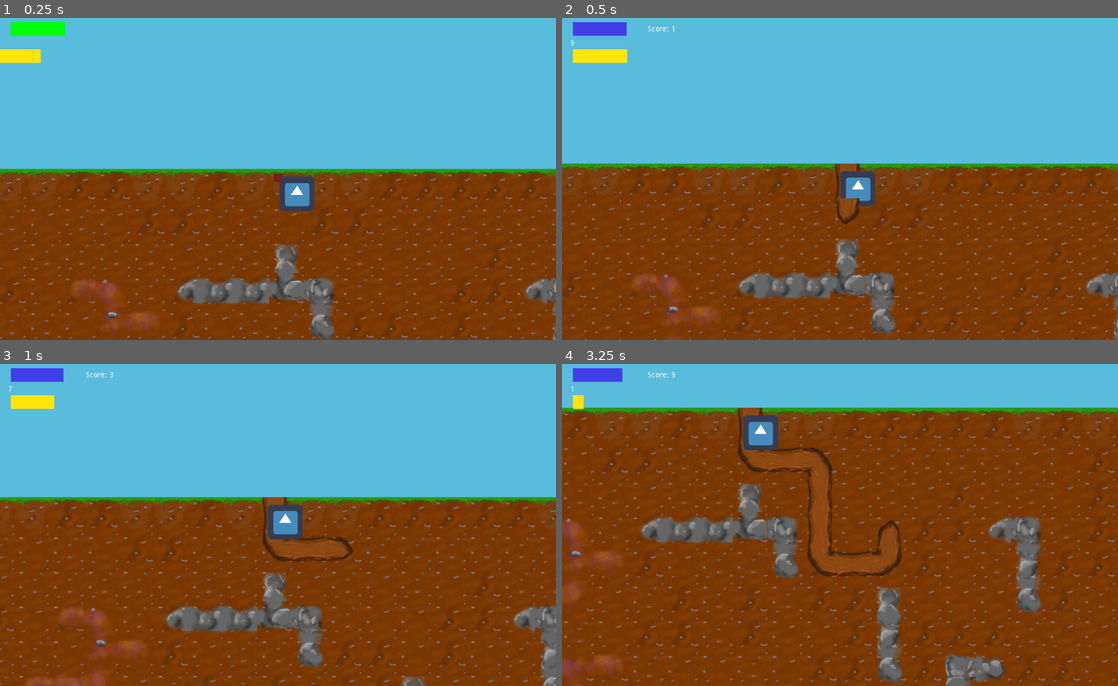
Above: before the commit, frames 1-4 (two rows, left to right).
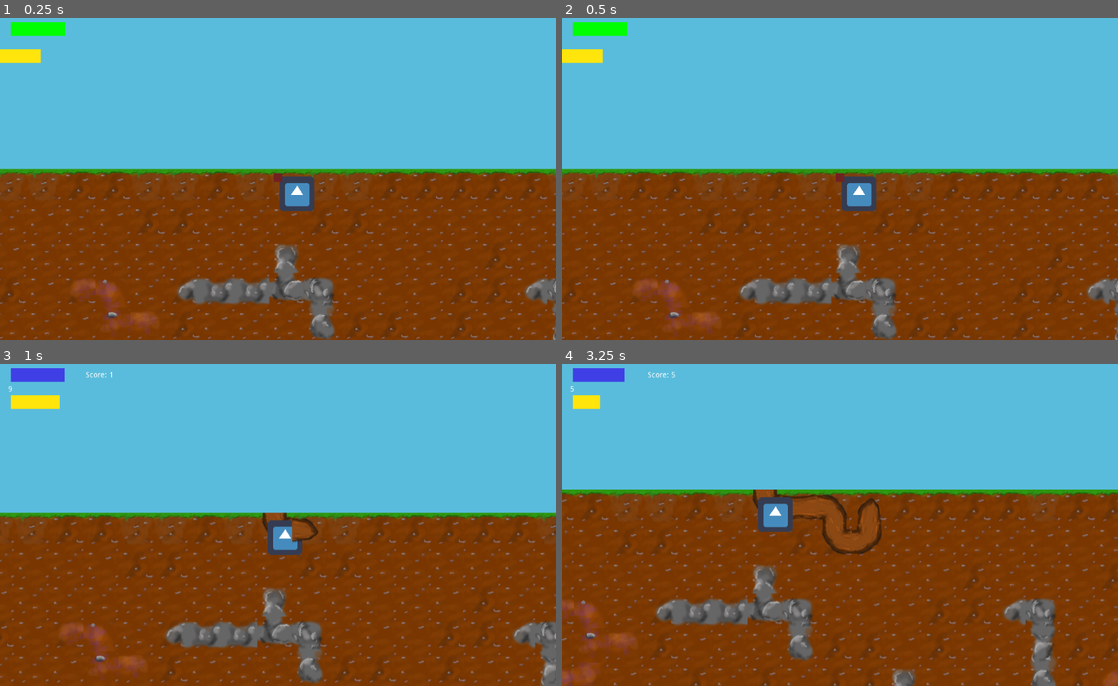
Above: after the commit, the same moments.

Repository: Sushperson/Tree-Simulator-2023
Game: Godot game, scene res://Scenes/World.tscn
Two runs of this game, one before a commit and one after it. Both use one fixed random seed, a clock stepped at 60 frames per second and the inputs below. The engine's default icon, where the game draws it, is replaced by a stand-in: a white triangle on a blue panel in a dark square.
Inputs:
- Up to frame 1 (0.25 s): no input
- Up to frame 2 (0.5 s): no input
- Up to frame 3 (1 s): hold D (right) from 0.53 s (still down)
- Up to frame 4 (3.25 s): release D (right) at 1.28 s; hold S (down) 1.28-2.03 s; hold D (right) 2.03-2.78 s; hold W (up) from 2.78 s (still down)

Frame 1 is identical in both runs. In frame 2, 12% of the frame differs, in the area x 0-100%, y 1-100%; in frame 3, 17%; in frame 4, 45%.

Commit message:
Implemented speed increase

Diff:
--- a/Tree_sim/Scenes/World.tscn
+++ b/Tree_sim/Scenes/World.tscn
@@ -466,7 +466,7 @@
 
 [node name="World" type="Node2D"]
 script = ExtResource( 2 )
-tick_length = 0.322
+tick_length = 0.6
 
 [node name="Player" parent="." instance=ExtResource( 1 )]
 position = Vector2( 16, 16 )
--- a/Tree_sim/Scripts/World.gd
+++ b/Tree_sim/Scripts/World.gd
@@ -3,7 +3,8 @@
 
 # Declare member variables here. Examples:
 export var tile_size = 64
-export var tick_length = 1.0
+export var game_speed = 0.4
+var tick_length = 1 - game_speed
 
 var score = 0
 
@@ -124,8 +125,6 @@
 	generate_tiles(get_visible_rect())
 	var player = get_node("Player")
 
-	visual_food()
-
 	if in_spiel_modus == spiel_modi.wurzeln:
 		if can_root_move():
 
@@ -162,6 +161,8 @@
 	get_node("HUD/DebugCamSize").set_text(str(player.remaining_current_root_tiles))
 
 	player_char()
+	visual_food()
+	speed_increase()
 
 func target_cell_free(pos, dir):
 	return (get_node("RootGrid").get_cell((pos + dir).x, (pos + dir).y) == -1)\
@@ -277,3 +278,14 @@
 
 	if HUD.hp_bar <= 0:
 		get_node("Tick_clock").stop()
+
+func speed_increase():
+	if score > 50 and score < 101:
+		game_speed = 0.5
+		tick_length = 1 - game_speed
+	elif score > 100 and score < 151:
+		game_speed = 0.6
+		tick_length = 1 - game_speed
+	elif score > 150:
+		game_speed = 0.7
+		tick_length = 1 - game_speed
